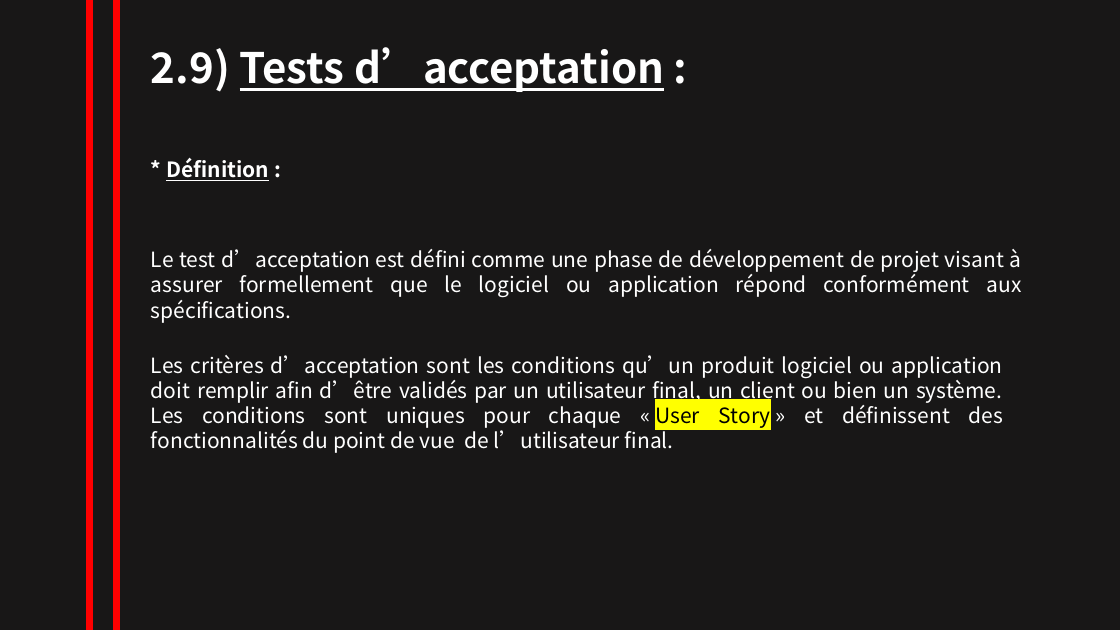
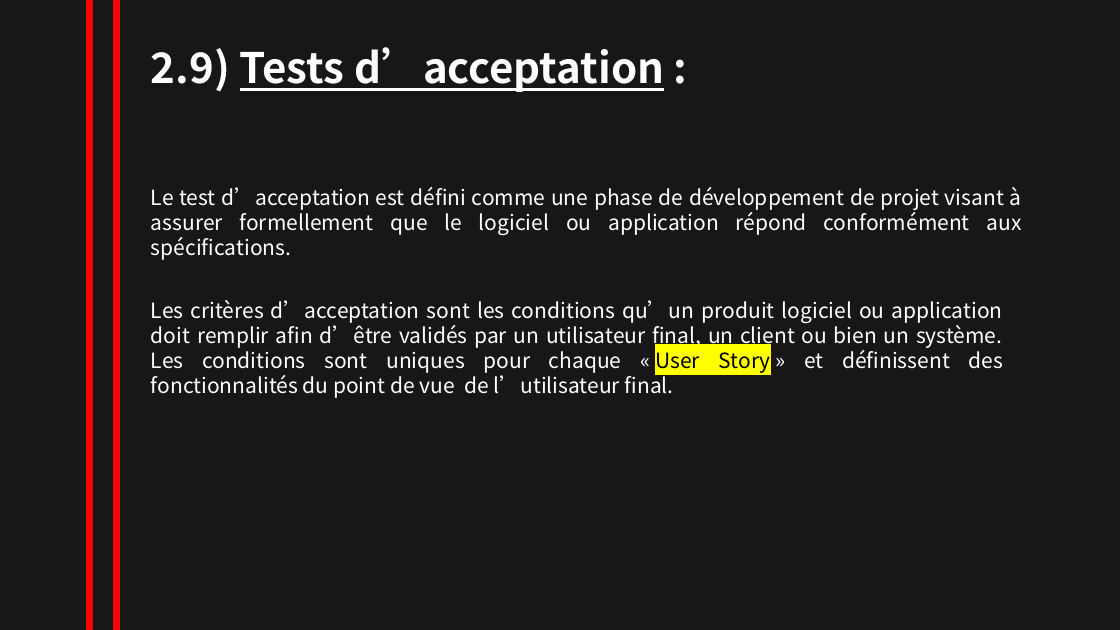
Before and after one commit to NesrineZitouni11/nesrine_zitouni, a slide deck: slide 19 of TRAVAUX/powerpointRevisionISTQB.pptx. Drawn at 1120x630 pixels with LibreOffice and Linux fonts; fonts in the diff are those of the drawing. Boxes give left, top, right and bottom in pixels: in the first picture for what was removed or moved away, otherwise in the second. Text is boxed around its words. In the diff, an @@ line names an element or a change of style, - is before the commit and + after.

```diff
--- a/TRAVAUX/powerpointRevisionISTQB.pptx
+++ b/TRAVAUX/powerpointRevisionISTQB.pptx
@@ text removed at (166,158,269,181) @@
-* Définition :
@@ text "Le test d’acceptation est défini ...": place and size @@
-text "Le test d’acceptation est défini ..." at (151,249,1022,323)
+text "Le test d’acceptation est défini ..." at (151,187,1022,260)
@@ text "Les critères d’acceptation sont les ...": place and size @@
-text "Les critères d’acceptation sont les ..." at (151,355,1003,453)
+text "Les critères d’acceptation sont les ..." at (151,300,1003,398)
```
Also in this commit, not shown: 11 other slides changed, 6 slides added, 1 slide removed.
